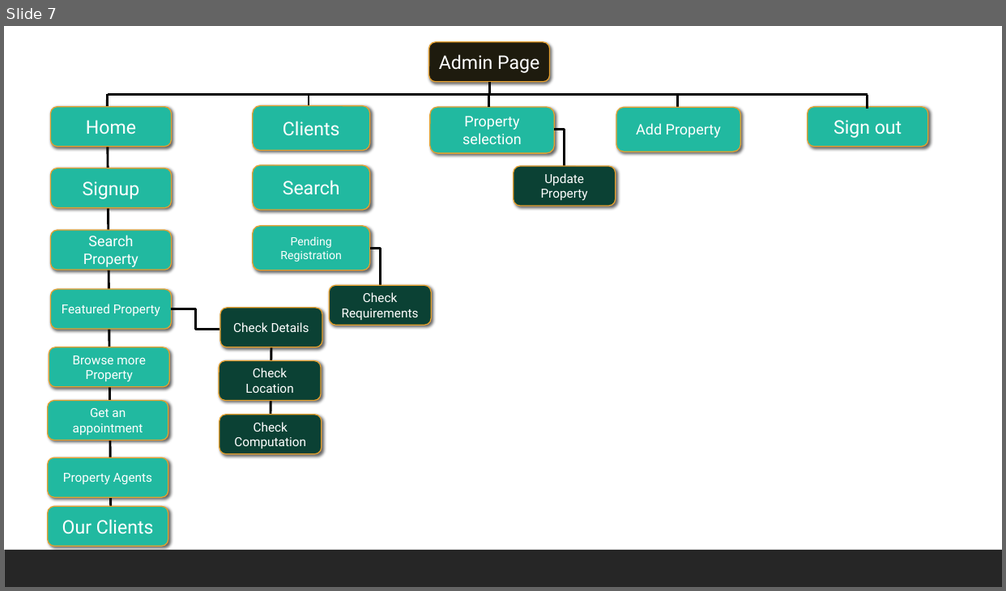
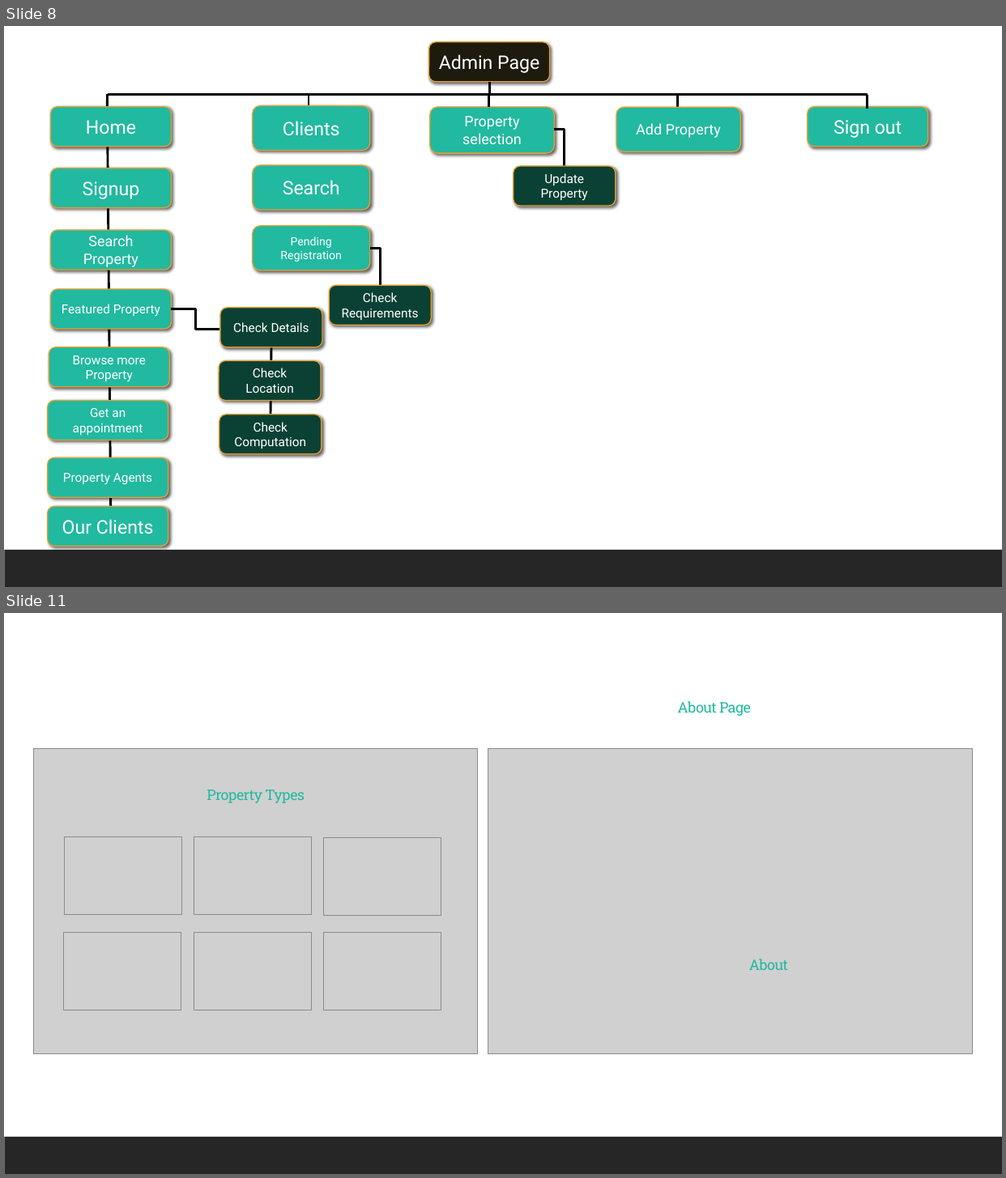
Before and after one commit to Mhojojo/MiniProject2, a slide deck: docu.pptx. Shown one above the other, each under a label of ours: slide 7 before the commit, slides 8 and 11 after it; the slides between them are not shown. The pictures are 1006x591 and 1006x1178 pixels, drawn with LibreOffice and Linux fonts; fonts in the diff are those of the drawing; grey boxes stand for pictures. Boxes give left, top, right and bottom in pixels: in the first picture for what was removed or moved away, otherwise in the second. Text is boxed around its words. In the diff, an @@ line names an element or a change of style, - is before the commit and + after.

```diff
--- a/docu.pptx
+++ b/docu.pptx
@@ slide 11 added at box(4, 613, 1002, 1174), background #FFFFFF; not listed: 1 template element that a slide beside it also shows @@
@@ text added at box(677, 701, 751, 716), 14 pt, text #21B9A0 @@
+About Page
@@ picture added at box(34, 749, 478, 1054) @@
@@ picture added at box(488, 749, 972, 1054) @@
@@ text added at box(206, 790, 305, 803), 14 pt, text #21B9A0 @@
+Property Types
@@ picture added at box(64, 837, 181, 914) @@
@@ picture added at box(194, 837, 311, 914) @@
@@ picture added at box(323, 837, 441, 915) @@
@@ picture added at box(64, 933, 181, 1011) @@
@@ picture added at box(194, 933, 312, 1011) @@
@@ picture added at box(324, 933, 441, 1011) @@
@@ text added at box(749, 959, 788, 970), 14 pt, text #21B9A0 @@
+About
@@ what was slide 7 is now slide 8 @@
```
Also in this commit, not shown: 6 other slides added, 1 other file.
